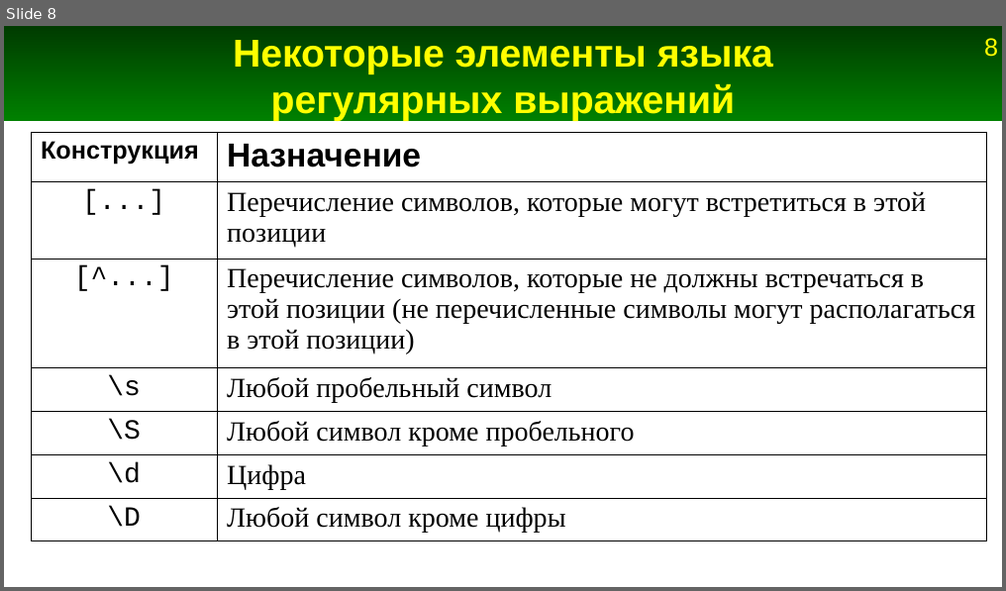
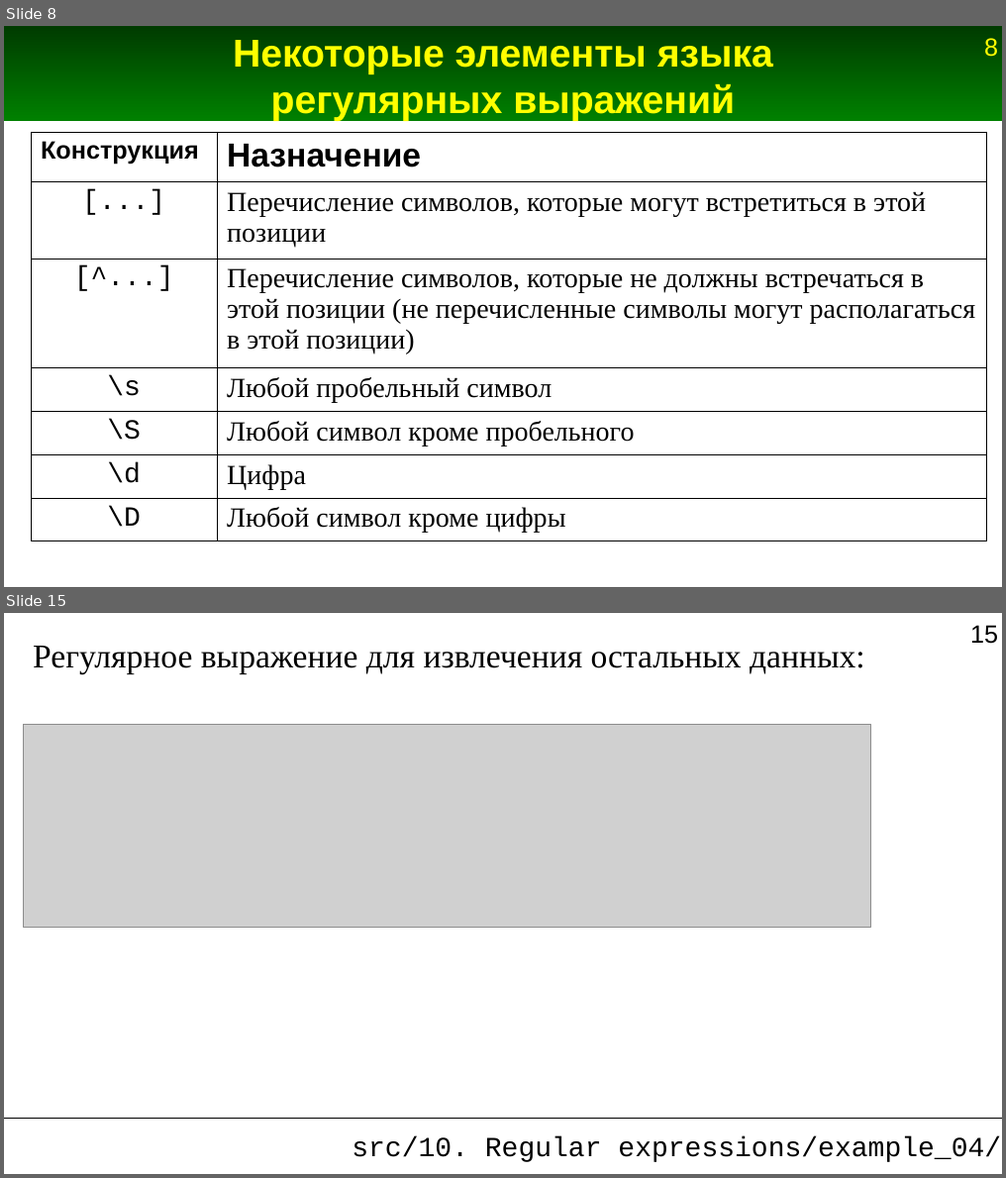
Before and after one commit to Jenyay/python-lectures, a slide deck: presentations/10. Regular expressions.odp. Shown one above the other, each under a label of ours: slide 8 before the commit, slides 8 and 15 after it; the slides between them are not shown. The pictures are 1006x591 and 1006x1178 pixels, drawn with LibreOffice and Linux fonts; fonts in the diff are those of the drawing; grey boxes stand for pictures. Boxes give left, top, right and bottom in pixels: in the first picture for what was removed or moved away, otherwise in the second. Text is boxed around its words. In the diff, an @@ line names an element or a change of style, - is before the commit and + after.

```diff
--- a/presentations/10. Regular expressions.odp
+++ b/presentations/10. Regular expressions.odp
@@ slide 15 added at [4, 613, 1002, 1174], background #FFFFFF; not listed: 1 template element that a slide beside it also shows @@
@@ text added at [33, 646, 865, 674], 24 pt, text #000000 @@
+Регулярное выражение для извлечения остальных данных:
@@ picture added at [24, 725, 871, 928] @@
@@ line added from (4, 1118) to (1002, 1118), #000000 0 pt @@
@@ title added at [351, 1138, 1001, 1162], 20 pt, text #000000 @@
+src/10. Regular expressions/example_04/
```
Also in this commit, not shown: 23 other slides added, 1 slide removed, 9 other files.
